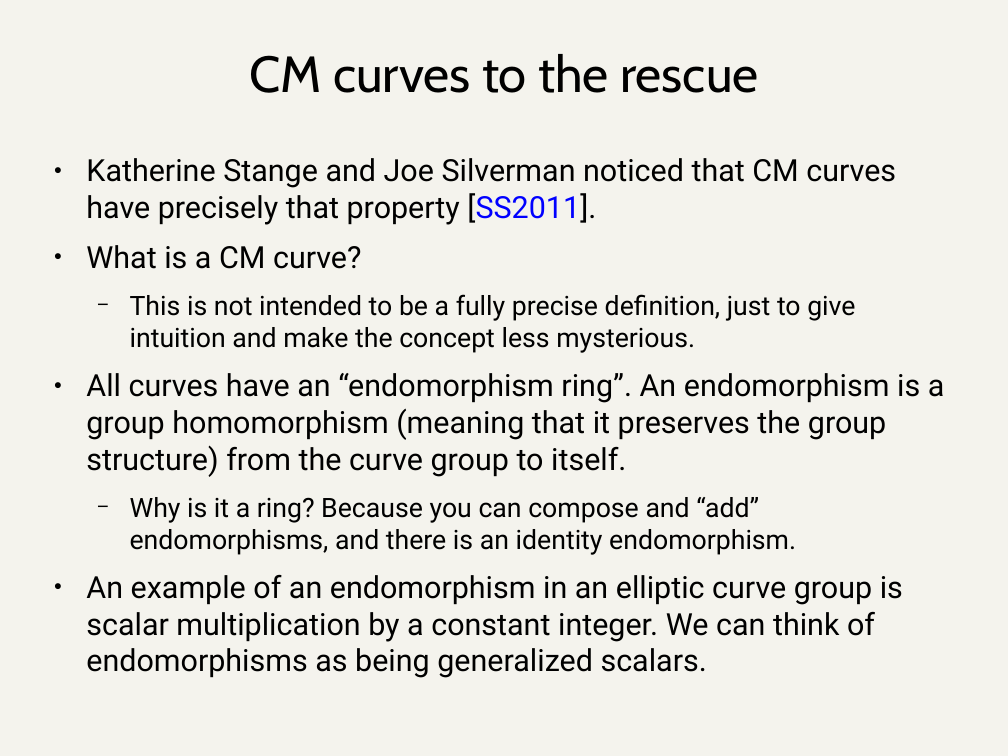
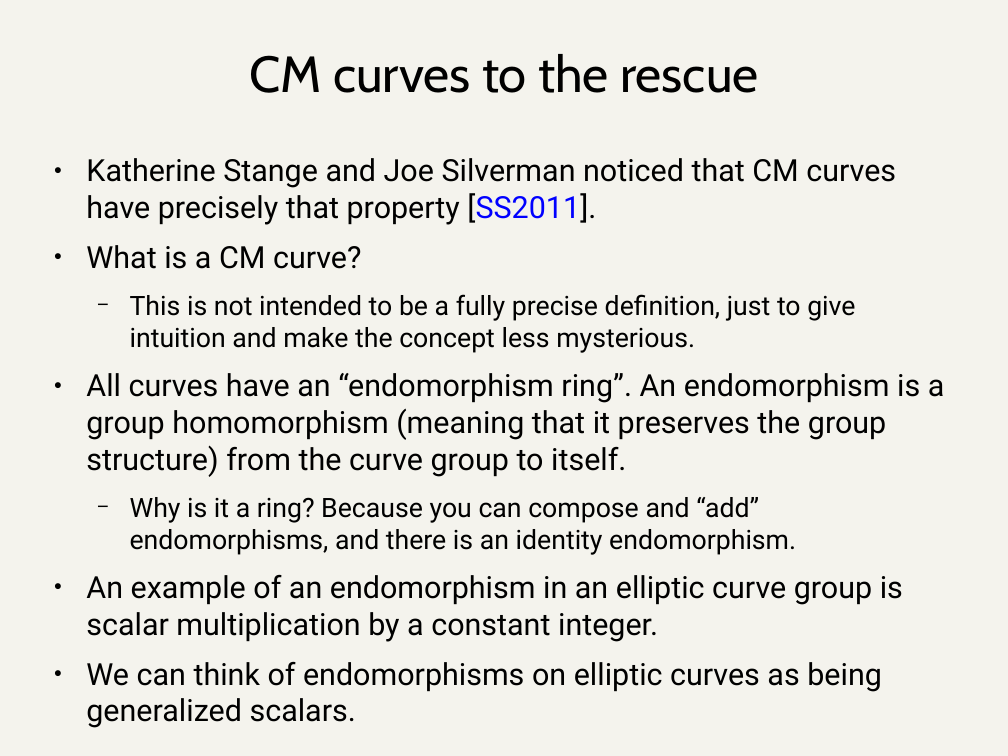
Before and after one commit to daira/halographs, a slide deck: slide 10 of halographs.odp. Drawn at 1008x756 pixels with LibreOffice and Linux fonts; fonts in the diff are those of the drawing. Boxes give left, top, right and bottom in pixels: in the first picture for what was removed or moved away, otherwise in the second. Text is boxed around its words. In the diff, an @@ line names an element or a change of style, - is before the commit and + after.

```diff
--- a/halographs.odp
+++ b/halographs.odp
@@ text at (86, 575, 903, 722): text changed @@
-● An example of an endomorphism in an elliptic curve group is scalar multiplication by a constant integer. We can think of endomorphisms as being generalized scalars.
+● An example of an endomorphism in an elliptic curve group is scalar multiplication by a constant integer.
+● We can think of endomorphisms on elliptic curves as being generalized scalars.
```
Also in this commit, not shown: 16 other slides changed, 16 slides added, 11 slides removed, 17 other files.
